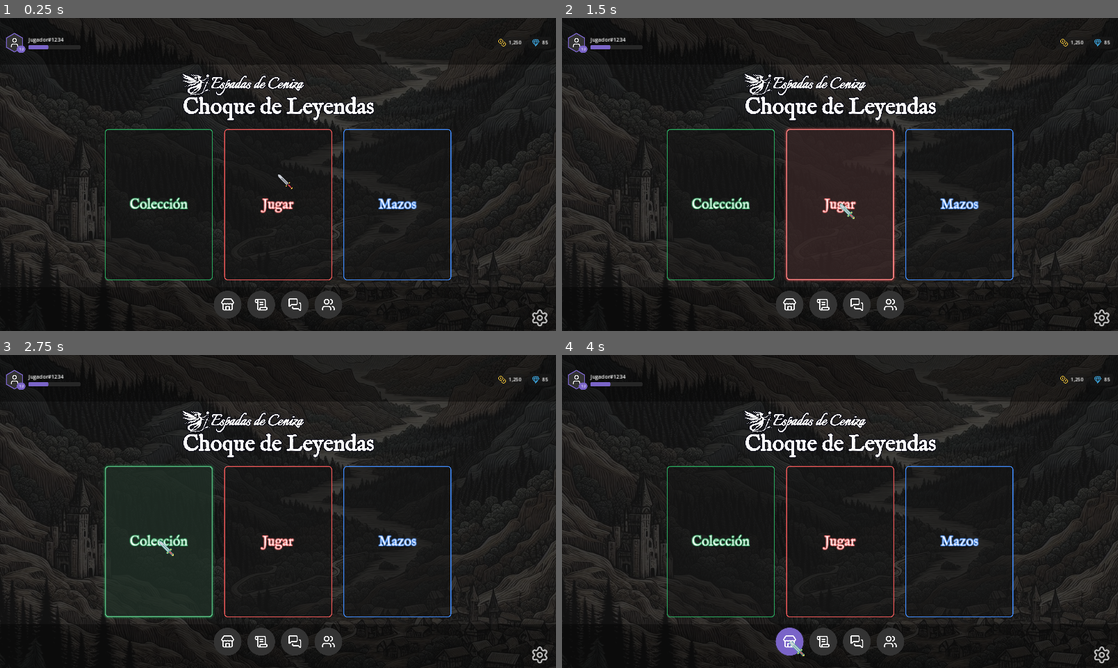
Above: before the commit, frames 1-4 (two rows, left to right).
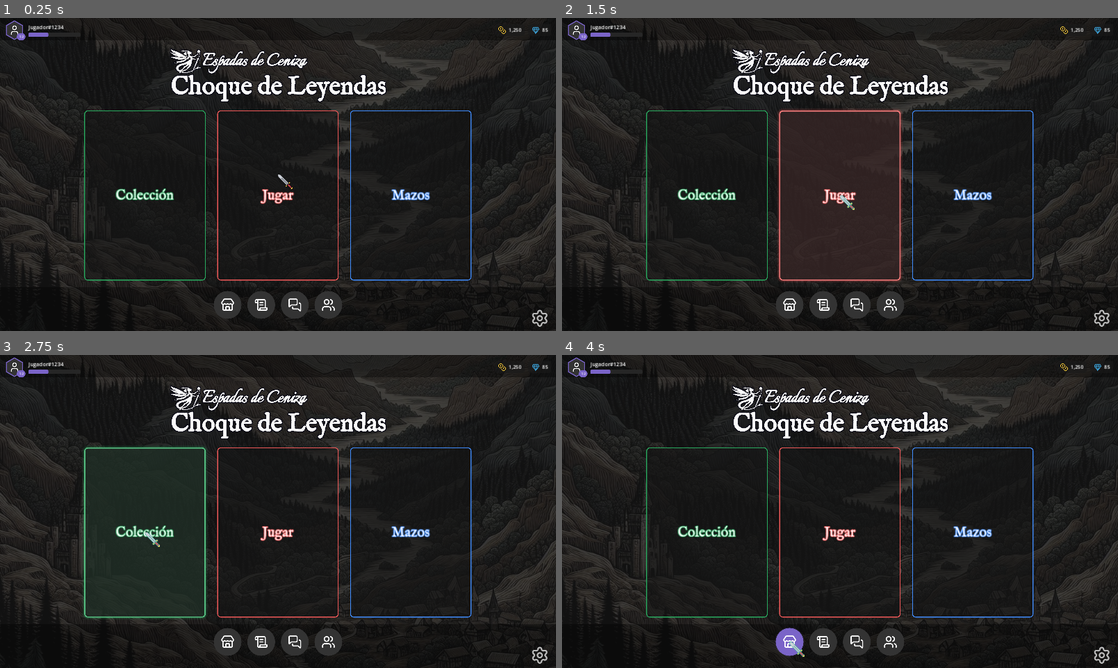
Above: after the commit, the same moments.

Repository: Bildurre/choque_de_leyendas_vg
Game: Godot game, scene res://screens/main_menu/main_menu_desktop.tscn
Same seed, same stepped clock (60 frames per second), same inputs: the game is played once before the commit and once after it.
Inputs (mouse positions are in pixels of both pictures, inside the frame that each line leads up to):
- Up to frame 1 (0.25 s): no input
- Up to frame 2 (1.5 s): click "Jugar" at 0.5 s; click "Jugar" at 1.25 s
- Up to frame 3 (2.75 s): click "Colección" at 2 s
- Up to frame 4 (4 s): click "Mazos" at 2.75 s; click (789, 642) at 3.5 s

The runs differ from the first frame. In frame 1, 6.3% of the frame differs, in the area x 1-99%, y 0-99%; in frame 2, 7.4%; in frame 3, 6.9%; in frame 4, 6.3%.

Commit message:
Top bar: shrink to content instead of fixed 15% height
Removed size_flags_vertical expand/fill and stretch_ratio so the
PanelContainer wraps its content naturally.

https://claude.ai/code/session_0176j4sJi8nNgewyZfevnuDY

Diff:
--- a/screens/main_menu/main_menu_desktop.tscn
+++ b/screens/main_menu/main_menu_desktop.tscn
@@ -105,8 +105,6 @@
 
 [node name="TopSection" type="PanelContainer" parent="Layout"]
 layout_mode = 2
-size_flags_vertical = 3
-size_flags_stretch_ratio = 0.15
 theme_override_styles/panel = SubResource("StyleBoxFlat_topbar")
 
 [node name="TopBar" type="HBoxContainer" parent="Layout/TopSection"]
